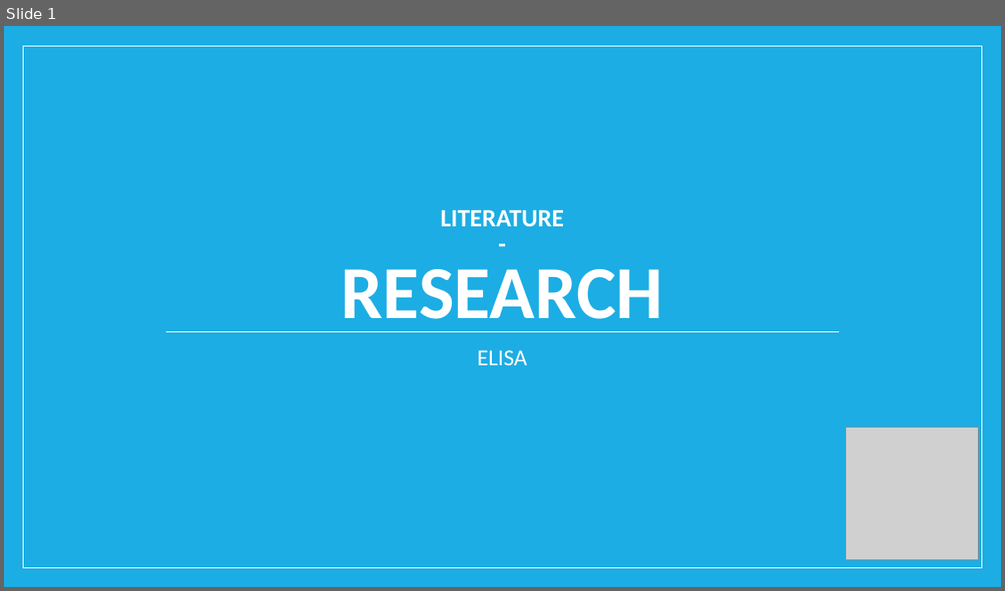
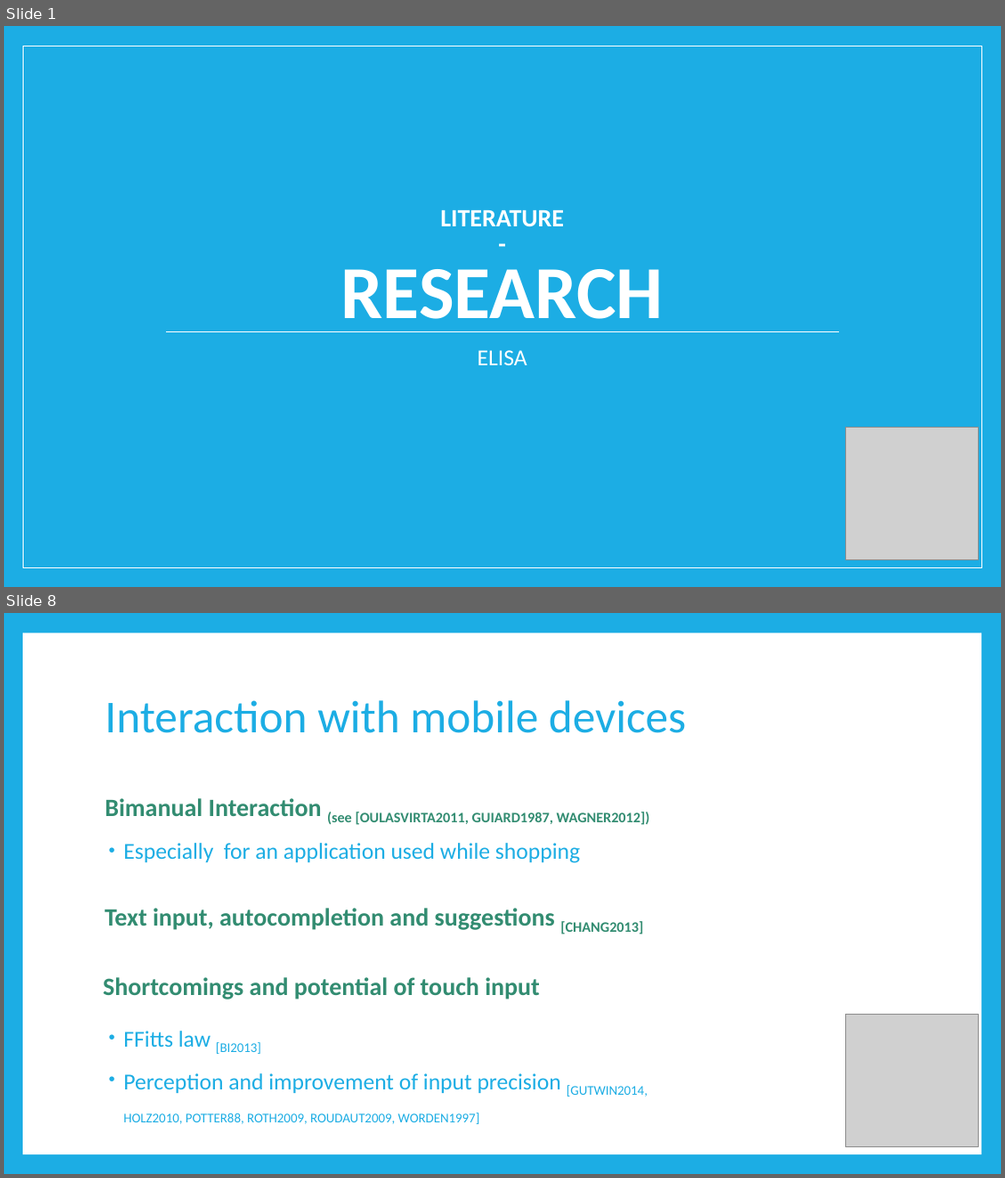
Before and after one commit to riedmaph/einkaufsliste, a slide deck: usabilityEngineering/A1/literatureResearch.pptx. Shown one above the other, each under a label of ours: slide 1 before the commit, slides 1 and 8 after it; the slides between them are not shown. The pictures are 1005x591 and 1005x1178 pixels, drawn with LibreOffice and Linux fonts; fonts in the diff are those of the drawing; grey boxes stand for pictures. Boxes give left, top, right and bottom in pixels: in the first picture for what was removed or moved away, otherwise in the second. Text is boxed around its words. In the diff, an @@ line names an element or a change of style, - is before the commit and + after.

```diff
--- a/usabilityEngineering/A1/literatureResearch.pptx
+++ b/usabilityEngineering/A1/literatureResearch.pptx
@@ slide 8 added at (4,613,1001,1174), background #1CADE4 @@
@@ rectangle added at (23,633,981,1154), fill #FFFFFF @@
@@ title added at (105,700,686,733), 44 pt, text #1CADE4 @@
+Interaction with mobile devices
@@ text added at (105,798,650,825), 24 pt, text #328B71, bold @@
+Bimanual Interaction (see [OULASVIRTA2011, GUIARD1987, WAGNER2012])
@@ text added at (123,843,580,863), 22 pt, text #1CADE4 @@
+• Especially for an application used while shopping
@@ text added at (105,908,643,934), 24 pt, text #328B71, bold @@
+Text input, autocompletion and suggestions [CHANG2013]
@@ text added at (103,977,540,999), 24 pt, text #328B71, bold @@
+Shortcomings and potential of touch input
@@ text added at (123,1030,561,1124), 22 pt, text #1CADE4 @@
+• FFitts law [BI2013]
+• Perception and improvement of input precision [GUTWIN2014, HOLZ2010, POTTER88, ROTH2009, ROUDAUT2009, WORDEN1997]
@@ picture added at (846,1013,979,1146) @@
```
Also in this commit, not shown: 10 other slides added, 2 slides removed.
